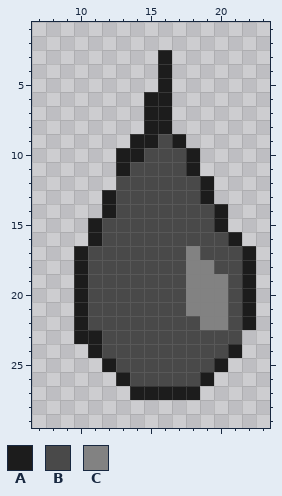
Two versions of one pixel-art sprite, farmhand_app/assets/images/water-off.png. The first picture shows the starting point.
The file is 128x128 pixels, drawn in blocks of 4x4; one block is one cell here. Shown: x 7..23, y 1..29.
Palette (. is transparent): A #1c1c1c  B #494949  C #828282
After:
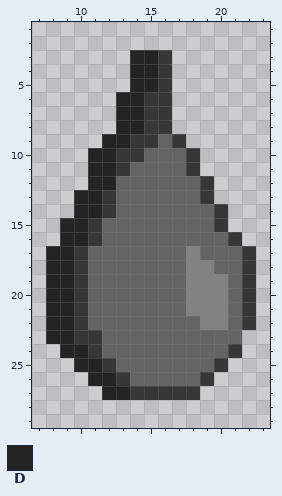
Colours new in this view: D #242424
From old to new:
colour A: #1c1c1c -> #373737
colour B: #494949 -> #646464
y 3..5: x 14..15 .. -> DD
y 6..8: x 13..14 .. -> DD
y 9: x 12..13 .. -> DD
y 10..12: x 11..12 .. -> DD
y 13..14: x 10..11 .. -> DD
y 15..16: x 9..10 .. -> DD
y 17..23: x 8..9 .. -> DD
y 24: x 9..10 .. -> DD
y 25: x 10..11 .. -> DD
y 26: x 11..12 .. -> DD
y 27: x 12..13 .. -> DD
Where, in picture pixels (left, top, right, bottom), the same in both pictures:
changed: (46, 50, 256, 400)
